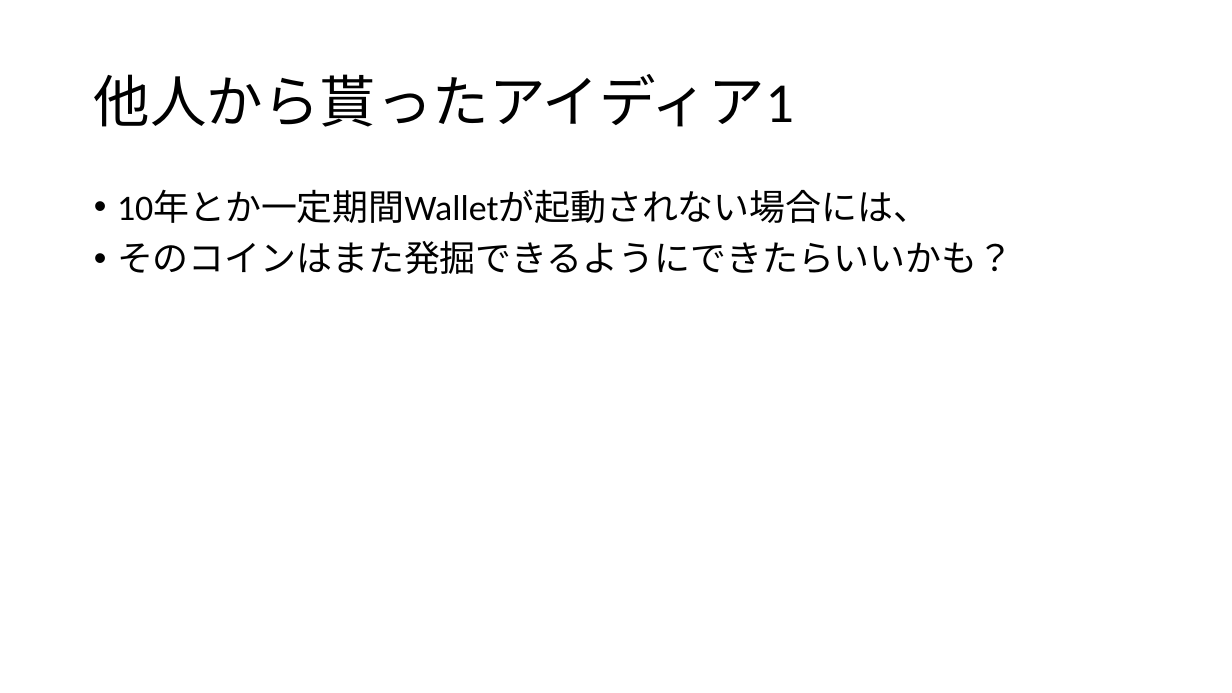
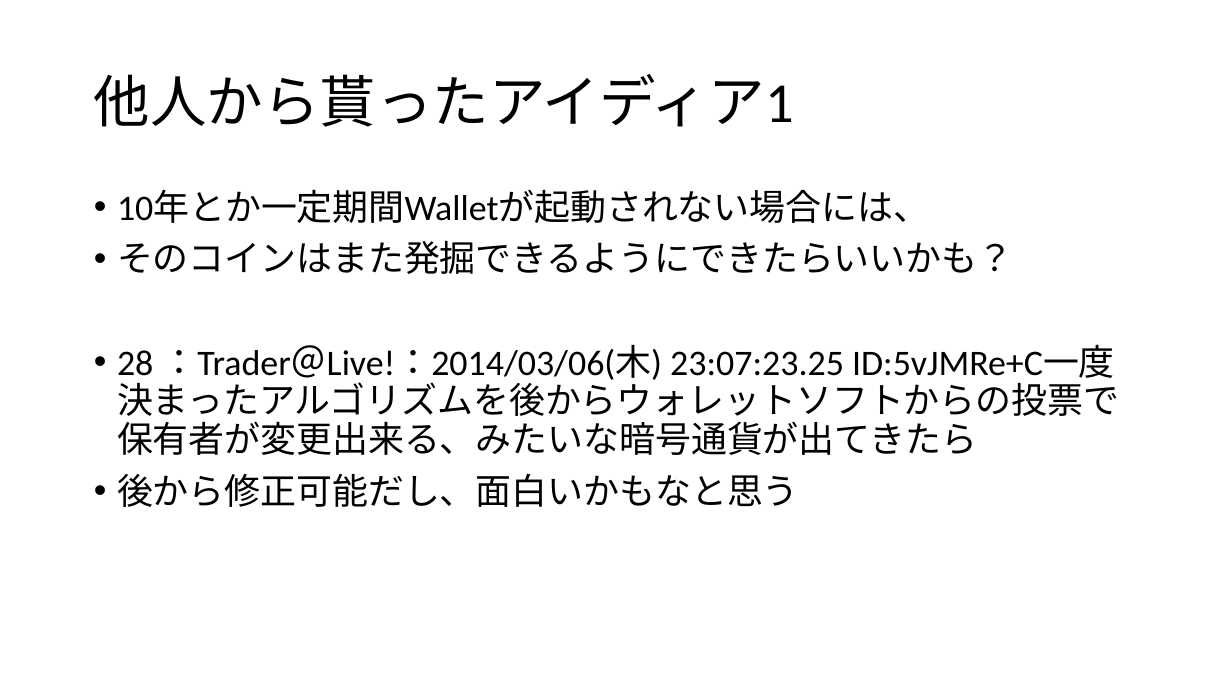
Before and after one commit to pizyumi/CREA, a slide deck: slide 23 of CREA2014/CREACOIN.pptx. Drawn at 1232x693 pixels with LibreOffice and Linux fonts; fonts in the diff are those of the drawing. Boxes give left, top, right and bottom in pixels: in the first picture for what was removed or moved away, otherwise in the second. Text is boxed around its words. In the diff, an @@ line names an element or a change of style, - is before the commit and + after.

Commit message:
[140502-001][0.0.1(1)(35)] DHT微修正前

```diff
--- a/CREA2014/CREACOIN.pptx
+++ b/CREA2014/CREACOIN.pptx
@@ text at (117, 345, 1115, 507): paragraphs added @@
+• 28 ：Trader＠Live!：2014/03/06(木) 23:07:23.25 ID:5vJMRe+C一度決まったアルゴリズムを後からウォレットソフトからの投票で保有者が変更出来る、みたいな暗号通貨が出てきたら
+• 後から修正可能だし、面白いかもなと思う
```
Also in this commit, not shown: 1 other slide changed, 4 other files.
